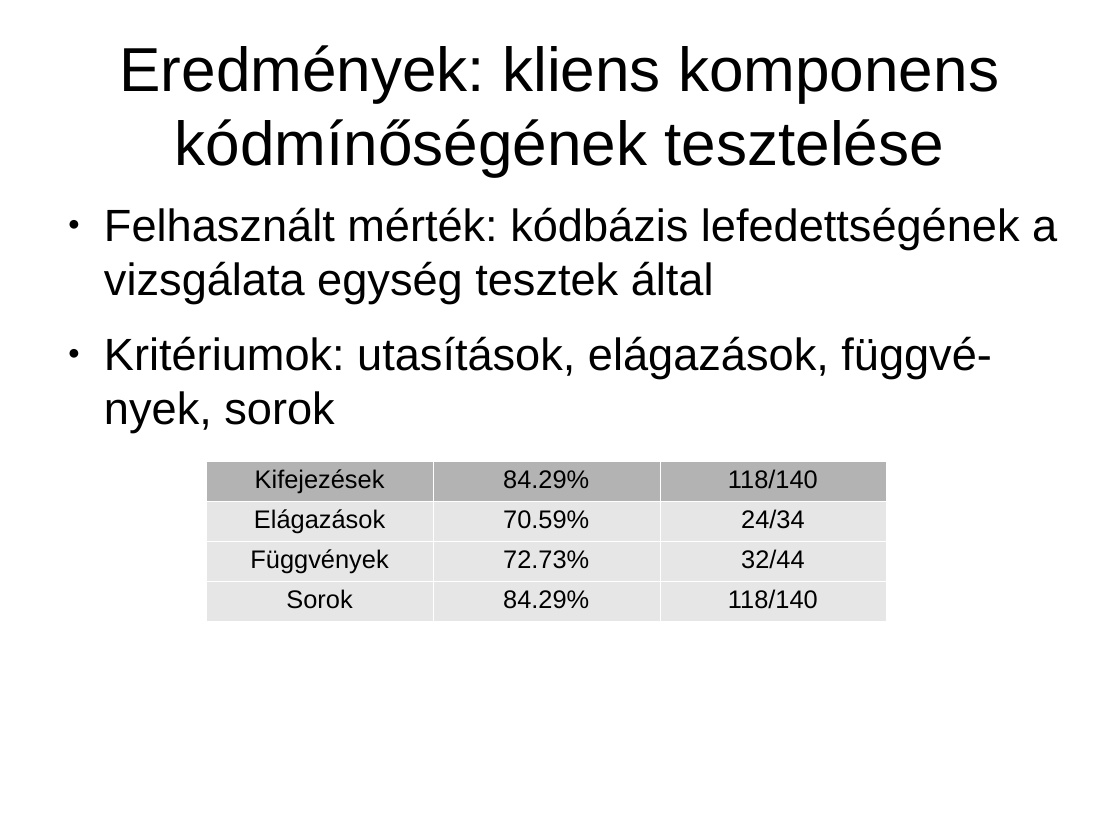
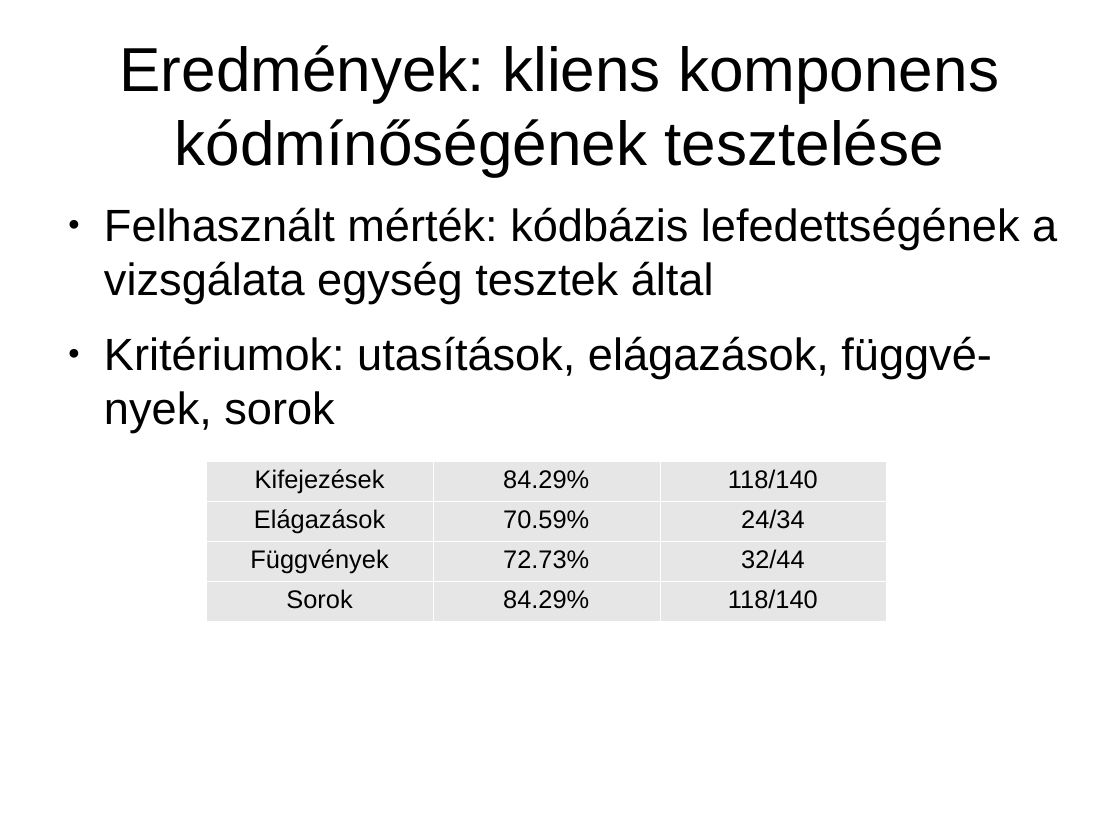
Before and after one commit to Zoliqa/drugsdb, a slide deck: slide 20 of docs/thesis/Orvosi szövegértelmező rendszer - bemutató.odp. Drawn at 1120x840 pixels with LibreOffice and Linux fonts; fonts in the diff are those of the drawing. Boxes give left, top, right and bottom in pixels: in the first picture for what was removed or moved away, otherwise in the second. Text is boxed around its words. In the diff, an @@ line names an element or a change of style, - is before the commit and + after.

```diff
--- a/docs/thesis/Orvosi szövegértelmező rendszer - bemutató.odp
+++ b/docs/thesis/Orvosi szövegértelmező rendszer - bemutató.odp
@@ table at (206,460,886,621) @@
@@ fill #B3B3B3 to #E6E6E6 in row 1 @@
```
Also in this commit, not shown: 2 other slides changed, 1 slide added, 1 other file.
